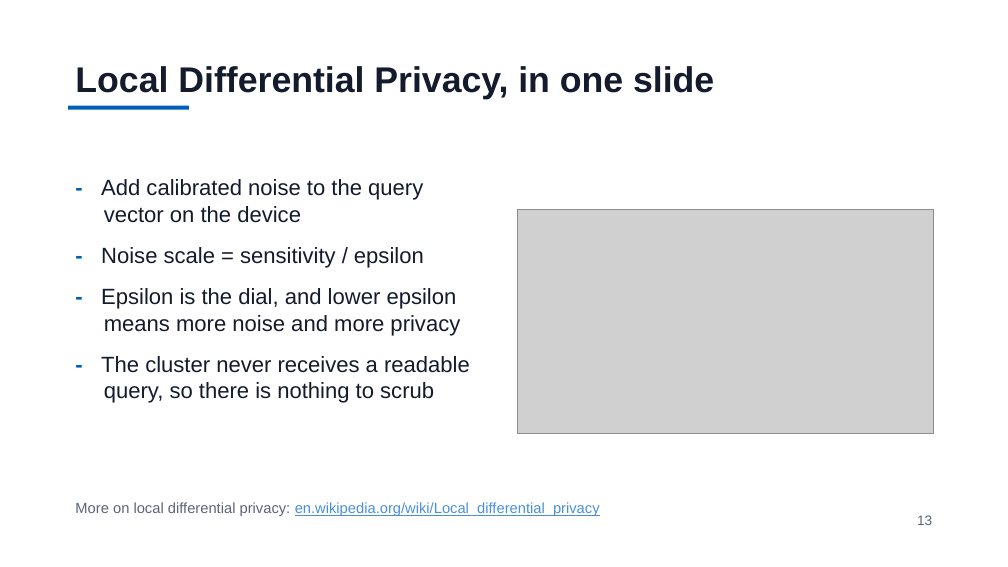
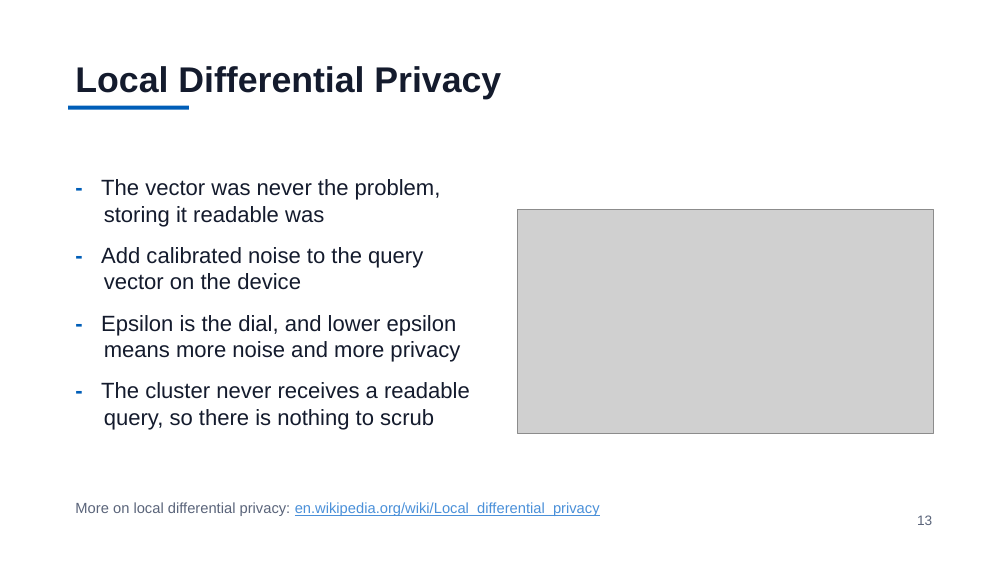
Before and after one commit to jzonthemtn/ldp-for-search, a slide deck: slide 13 of ldp_for_search_slides.pptx. Drawn at 1008x567 pixels with LibreOffice and Linux fonts; fonts in the diff are those of the drawing; grey boxes stand for pictures. Boxes give left, top, right and bottom in pixels: in the first picture for what was removed or moved away, otherwise in the second. Text is boxed around its words. In the diff, an @@ line names an element or a change of style, - is before the commit and + after.

```diff
--- a/ldp_for_search_slides.pptx
+++ b/ldp_for_search_slides.pptx
@@ text at (75, 66, 501, 99): text changed @@
-Local Differential Privacy, in one slide
+Local Differential Privacy
@@ text at (101, 179, 441, 227): paragraph added @@
+- The vector was never the problem, storing it readable was
@@ text at (101, 247, 424, 268): paragraph removed @@
-- Noise scale = sensitivity / epsilon
```
Also in this commit, not shown: 9 other slides changed, 2 slides added, 2 slides removed, 8 other files.
